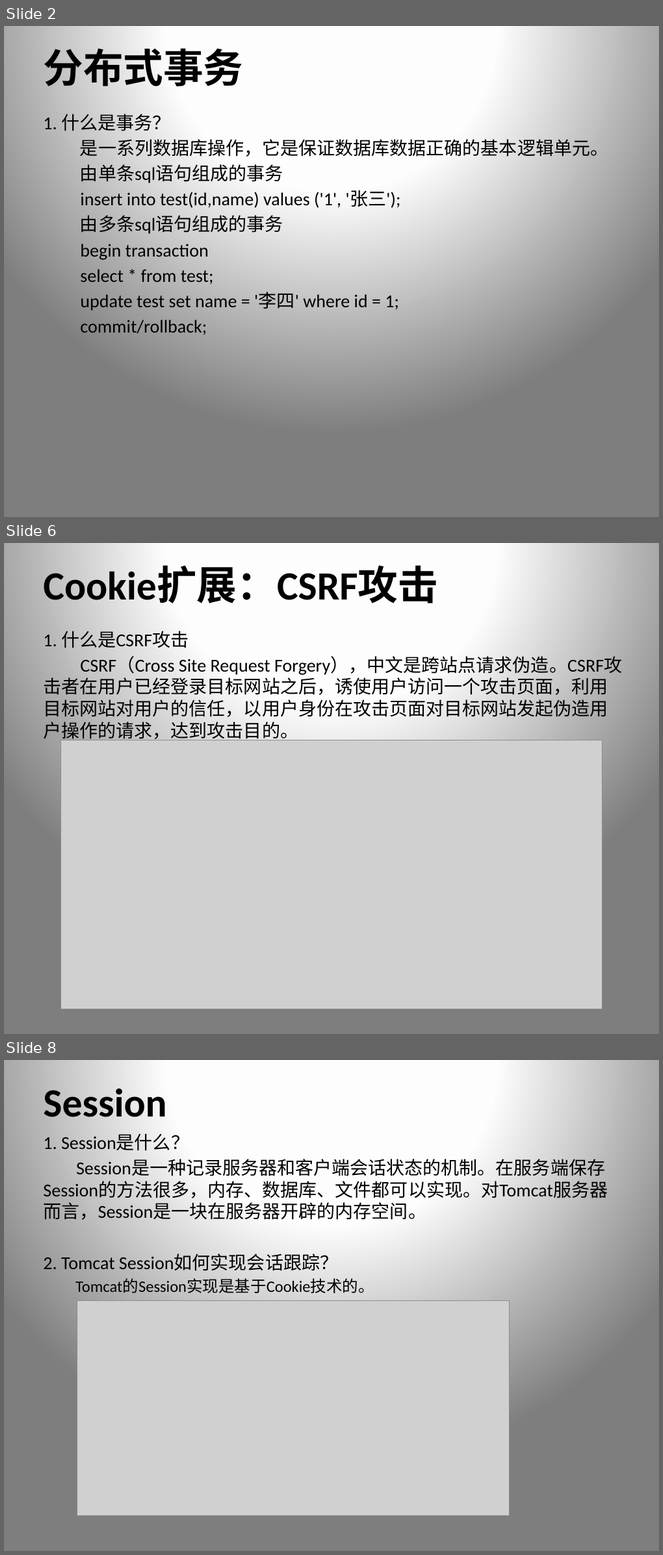
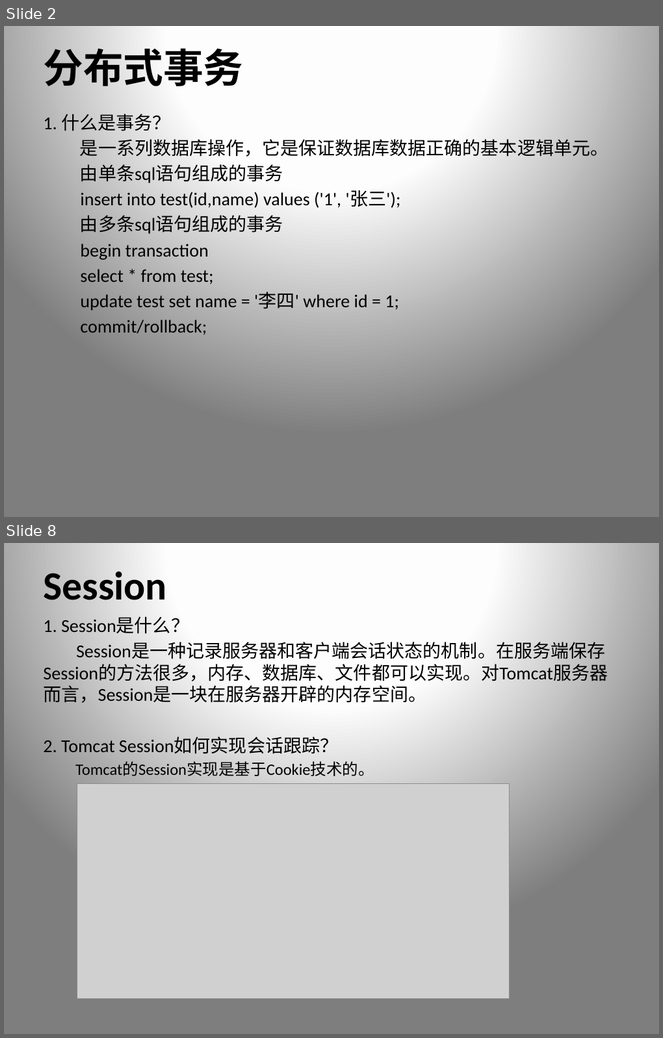
Before and after one commit to xiongpeter/study-notes, a slide deck: 我的.pptx. Shown one above the other, each under a label of ours: slides 2, 6 and 8 before the commit, slides 2 and 8 after it; the slides between them are not shown. The pictures are 663x1555 and 663x1038 pixels, drawn with LibreOffice and Linux fonts; fonts in the diff are those of the drawing; grey boxes stand for pictures. Boxes give left, top, right and bottom in pixels: in the first picture for what was removed or moved away, otherwise in the second. Text is boxed around its words. In the diff, an @@ line names an element or a change of style, - is before the commit and + after.

```diff
--- a/我的.pptx
+++ b/我的.pptx
@@ slide 6 removed at (4,543,659,1034), background gradient #FFFFFF to #FEFEFE to #7F7F7F @@
@@ title removed at (43,566,438,609) @@
-Cookie扩展：CSRF攻击
@@ text removed at (43,628,622,743) @@
-1. 什么是CSRF攻击
-CSRF（Cross Site Request Forgery），中文是跨站点请求伪造。CSRF攻击者在用户已经登录目标网站之后，诱使用户访问一个攻击页面，利用目标网站对用户的信任，以用户身份在攻击页面对目标网站发起伪造用户操作的请求，达到攻击目的。
@@ picture removed at (61,740,603,1010) @@
```
Also in this commit, not shown: 4 slides changed, 1 slide added.
